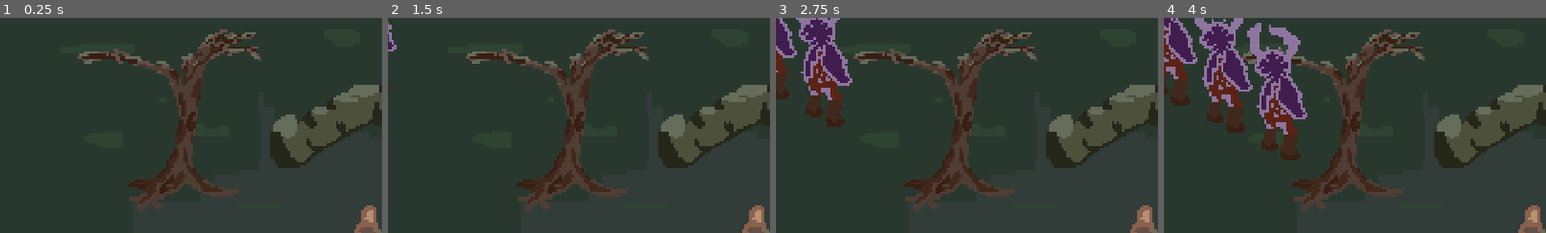
Above: before the commit, frames 1-4 (left to right).
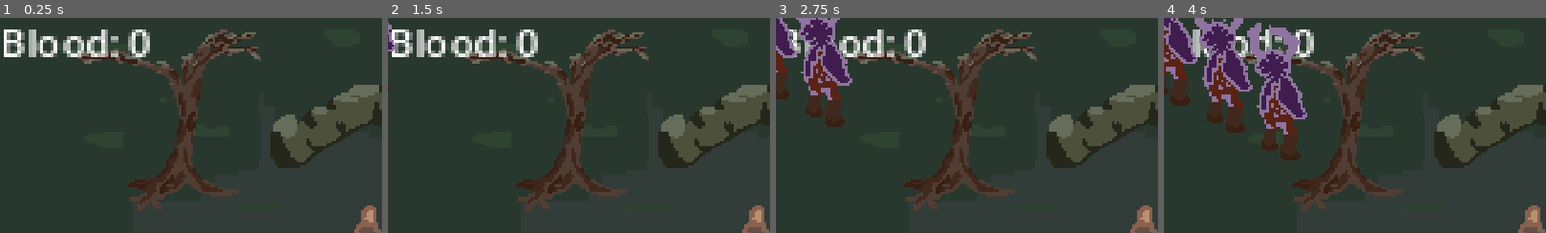
Above: after the commit, the same moments.

Repository: MrTrupen/vampires_idle
Game: Godot game, scene res://Scenes/main_scene.tscn
Two runs of this game, one before a commit and one after it. Both use one fixed random seed, a clock stepped at 60 frames per second and the inputs below. The engine's default icon, where the game draws it, is replaced by a stand-in: a white triangle on a blue panel in a dark square.
Inputs:
- Up to frame 1 (0.25 s): no input
- Up to frame 2 (1.5 s): tap Enter at 0.5 s; tap Space at 1.25 s
- Up to frame 3 (2.75 s): no input
- Up to frame 4 (4 s): no input
The pictures show only the part of the screen within x 0-50%, y 0-50%; the shares and areas given below are measured in that part.

The runs differ from the first frame. In frame 1, 2.8% of the frame differs, in the area x 1-40%, y 5-19%; in frame 2, 2.8%; in frame 3, 1.8%; in frame 4, 1.2%.
Error after the commit: Invalid assignment of property or key 'text' with value of type 'String' on a base object of type 'null instance'. (res://Scripts/main_manager.gd:24)

Commit message:
Basic blood system and beginning of exp system

Diff:
--- a/Resources/flesh_golem.tres
+++ b/Resources/flesh_golem.tres
@@ -11,3 +11,4 @@
 damage = 200
 attack_cooldown = 5.0
 respawn_cooldown = 25.0
+monsters_spawn_limit = 1
--- a/Scenes/main_scene.tscn
+++ b/Scenes/main_scene.tscn
@@ -13,6 +13,17 @@
 [node name="Background" type="Sprite2D" parent="."]
 position = Vector2(2, 0)
 texture = ExtResource("1_cgas4")
+
+[node name="Blood_counter" type="Label" parent="Background"]
+anchors_preset = 10
+anchor_right = 1.0
+offset_left = -160.0
+offset_top = -90.0
+offset_right = -80.0
+offset_bottom = -67.0
+grow_horizontal = 2
+size_flags_horizontal = 0
+text = "Blood: xxx"
 
 [node name="Camera2D" type="Camera2D" parent="."]
 zoom = Vector2(3.65, 3.65)
--- a/Scripts/hero.gd
+++ b/Scripts/hero.gd
@@ -13,6 +13,7 @@
 ## @param damage: The amount of damage the hero takes
 func get_hit(damage: int):
 	health -= damage
+	MainManager.add_blood(damage)
 	print("Hero hit by monster", health)
 
 
--- a/Scripts/main_manager.gd
+++ b/Scripts/main_manager.gd
@@ -2,5 +2,23 @@
 
 # Resources
 var blood: int = 0
+var experience: int = 0
 
 @onready var hero: Area2D = get_node("/root/MainScene/Hero")
+@onready var blood_counter: Label = get_node("/root/MainScene/Background/Blood_counter")
+@onready var experience_counter: Label = get_node("/root/MainScene/Background/Experience_counter")
+
+
+func _ready():
+	add_blood(0)
+	add_experience(0)
+
+
+func add_blood(amount: int) -> void:
+	blood += amount
+	blood_counter.text = "Blood: " + str(blood)
+
+
+func add_experience(amount: int) -> void:
+	experience += amount
+	experience_counter.text = "Experience: " + str(experience)
